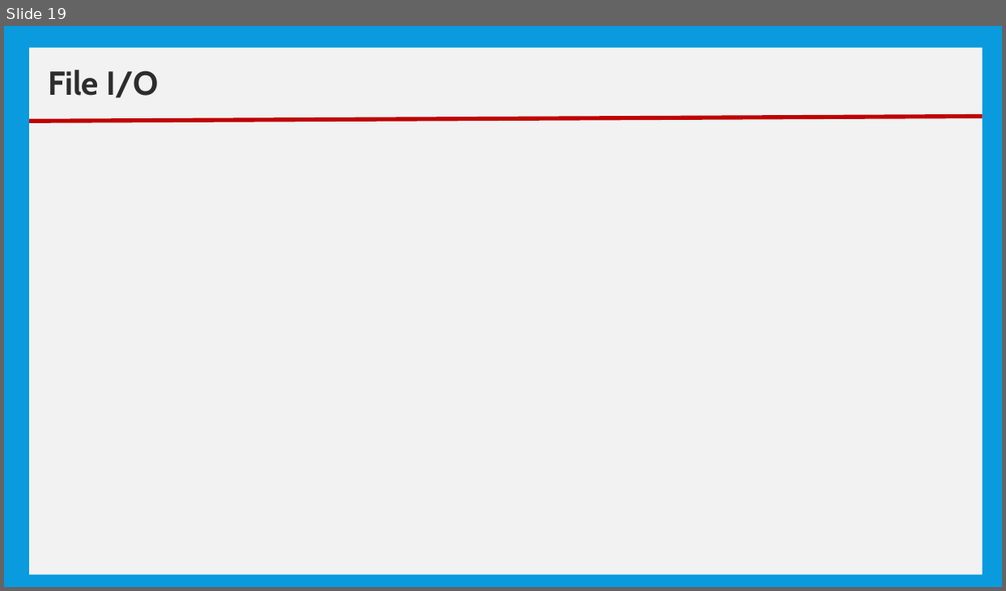
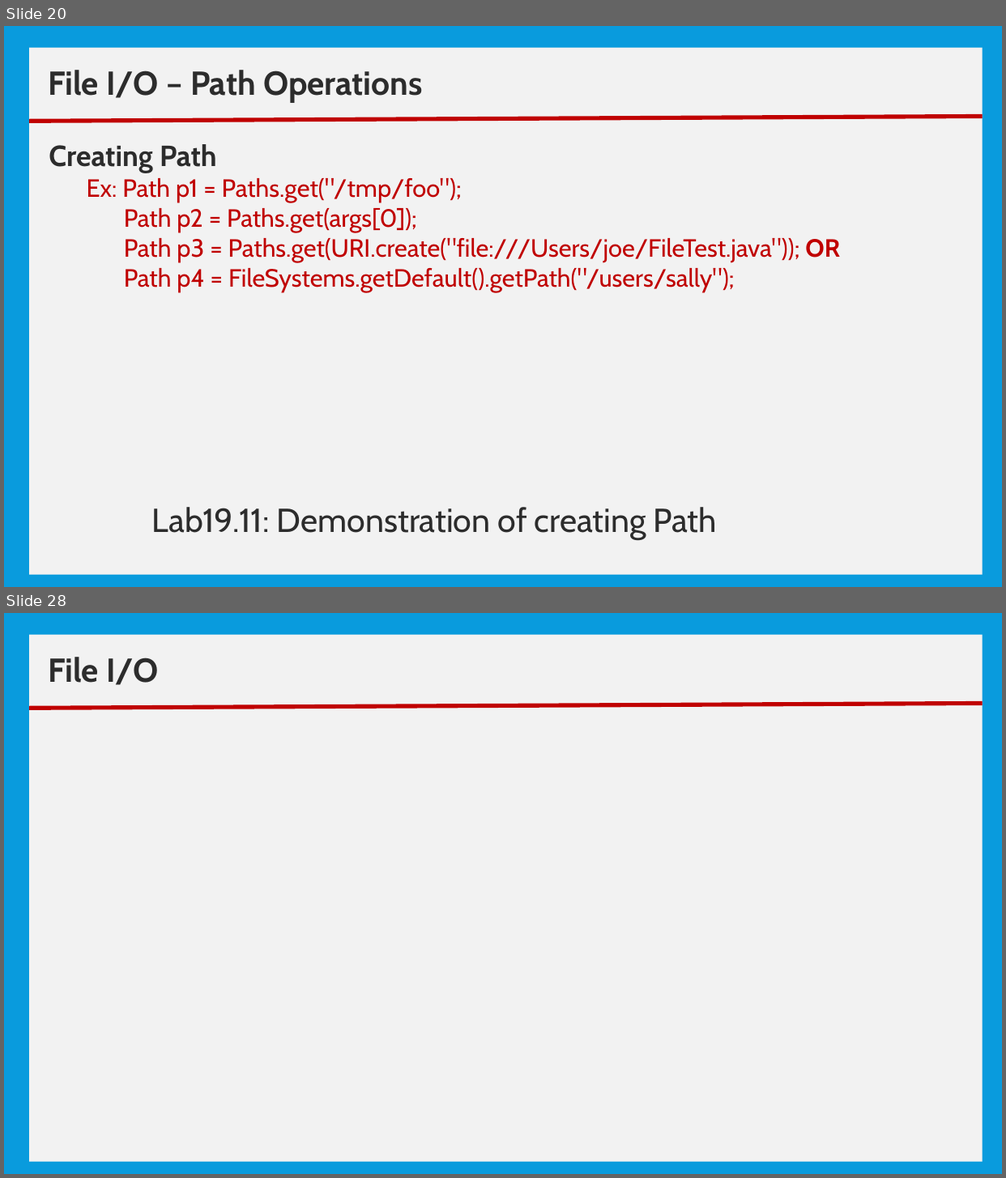
Before and after one commit to nmsgit1234/TechnicalDocs, a slide deck: training/core_java/10_Basic IO.pptx. Shown one above the other, each under a label of ours: slide 19 before the commit, slides 20 and 28 after it; the slides between them are not shown. The pictures are 1006x591 and 1006x1178 pixels, drawn with LibreOffice and Linux fonts; fonts in the diff are those of the drawing. Boxes give left, top, right and bottom in pixels: in the first picture for what was removed or moved away, otherwise in the second. Text is boxed around its words. In the diff, an @@ line names an element or a change of style, - is before the commit and + after.

```diff
--- a/training/core_java/10_Basic IO.pptx
+++ b/training/core_java/10_Basic IO.pptx
@@ slide 20 added at (4,26,1002,587), background #099BDD @@
@@ rectangle added at (29,48,982,575), fill #F2F2F2 @@
@@ text added at (48,70,423,102), 32 pt, text #2C2C2C, bold @@
+File I/O – Path Operations
@@ line added from (29, 121) to (982, 117), #C00000 4 pt @@
@@ text added at (49,144,840,292), 24 pt, text #C00000 @@
+Creating Path
+Ex: Path p1 = Paths.get("/tmp/foo");
+    Path p2 = Paths.get(args[0]);
+    Path p3 = Paths.get(URI.create("file:///Users/joe/FileTest.java")); OR
+    Path p4 = FileSystems.getDefault().getPath("/users/sally");
@@ text added at (152,507,717,540), 32 pt, text #2C2C2C @@
+Lab19.11: Demonstration of creating Path
@@ what was slide 19 is now slide 28 @@
```
Also in this commit, not shown: 1 slide changed, 8 other slides added, 3 other files.
